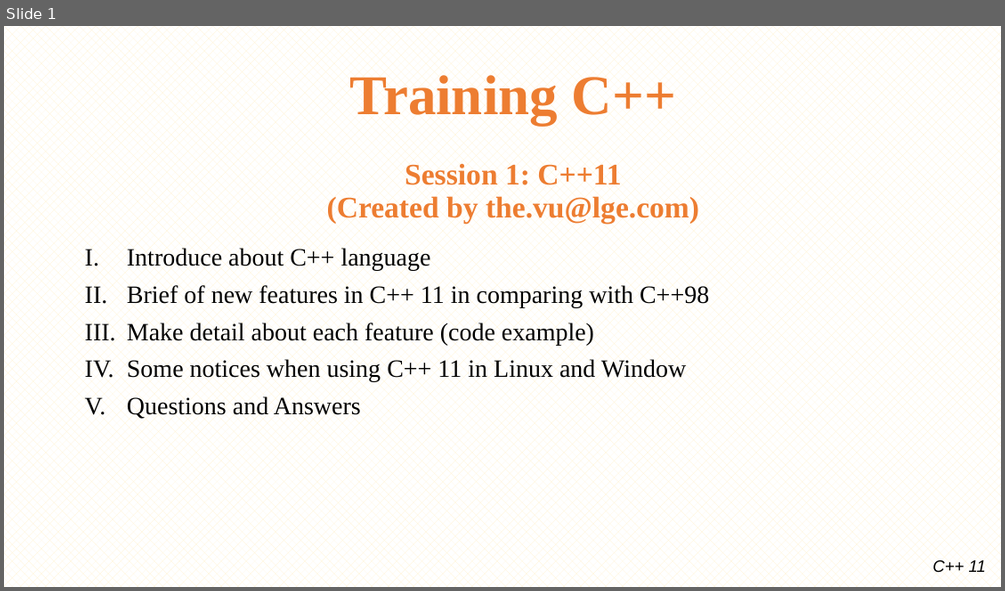
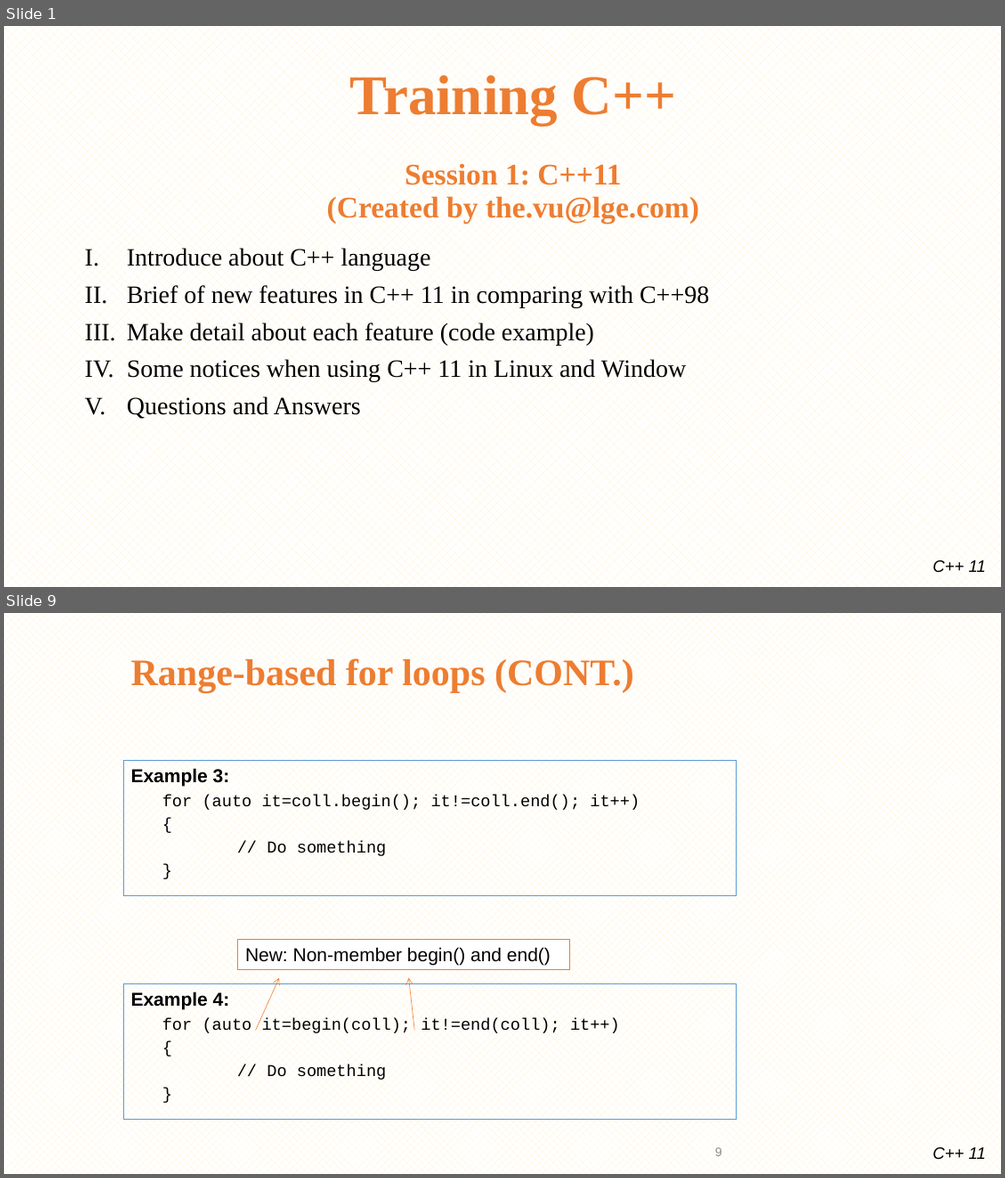
Before and after one commit to minhthedt/hello-world, a slide deck: Training/LG_Training_C++11.pptx. Shown one above the other, each under a label of ours: slide 1 before the commit, slides 1 and 9 after it; the slides between them are not shown. The pictures are 1005x591 and 1005x1178 pixels, drawn with LibreOffice and Linux fonts; fonts in the diff are those of the drawing; background and template pictures are left out. Boxes give left, top, right and bottom in pixels: in the first picture for what was removed or moved away, otherwise in the second. Text is boxed around its words. In the diff, an @@ line names an element or a change of style, - is before the commit and + after.

```diff
--- a/Training/LG_Training_C++11.pptx
+++ b/Training/LG_Training_C++11.pptx
@@ slide 9 added at [4, 613, 1001, 1174], background pattern #FFF2CC on #FFFFFF; not listed: 1 template element that a slide beside it also shows @@
@@ title added at [131, 658, 634, 692], 36 pt, text #ED7D31, bold @@
+Range-based for loops (CONT.)
@@ rectangle added at [123, 761, 736, 896], outline #5B9BD5 0.75 pt, 16 pt, text #000000 @@
+Example 3:
+    for (auto it=coll.begin(); it!=coll.end(); it++)
+    {
+    // Do something
+    }
@@ rectangle added at [238, 939, 570, 969], fill #FFFFFF, outline #ED7D31 1 pt, 18 pt, text #000000 @@
+New: Non-member begin() and end()
@@ rectangle added at [123, 984, 736, 1119], outline #5B9BD5 0.75 pt, 16 pt, text #000000 @@
+Example 4:
+    for (auto it=begin(coll); it!=end(coll); it++)
+    {
+    // Do something
+    }
@@ arrow added from (255, 1030) to (279, 978), #ED7D31 0.5 pt @@
@@ arrow added from (414, 1030) to (409, 978), #ED7D31 0.5 pt @@
@@ page number added at [715, 1147, 722, 1156], 12 pt, text #8C8C8C @@
+9
```
Also in this commit, not shown: 4 slides changed, 34 other slides added, 9 slides removed, 21 other files.
